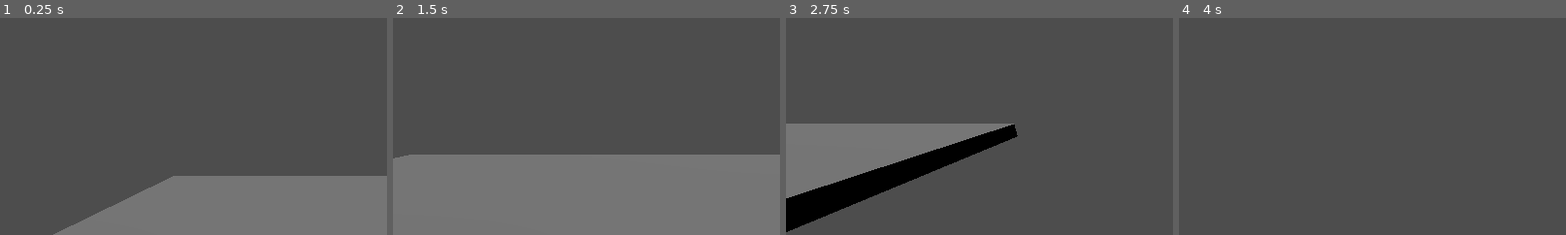
Above: before the commit, frames 1-4 (left to right).
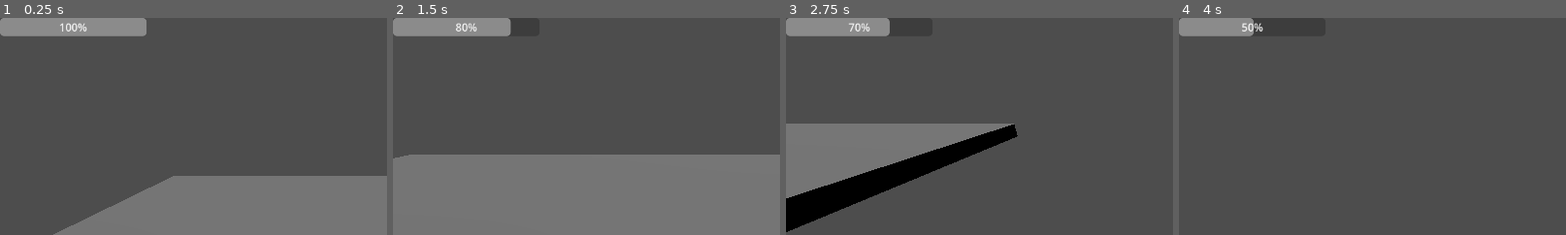
Above: after the commit, the same moments.

Repository: dueip/2024f_gamejam_misis
Game: Godot game, scene res://test_room.tscn
Two runs of this game, one before a commit and one after it. Both use one fixed random seed, a clock stepped at 60 frames per second and the inputs below.
Inputs:
- Up to frame 1 (0.25 s): no input
- Up to frame 2 (1.5 s): hold D (character_right) 0.53-1.28 s; tap Space (character_dash) at 0.6, 1.35 s; hold S (character_back) from 1.28 s (still down)
- Up to frame 3 (2.75 s): release S (character_back) at 2.03 s; hold D (character_right) from 2.03 s (still down); hold Shift (character_run) from 2.03 s (still down); tap Space (character_dash) at 2.3 s
- Up to frame 4 (4 s): release D (character_right) at 2.78 s; release Shift (character_run) at 2.78 s; hold W (character_up) 2.78-3.53 s; tap Space (character_dash) at 2.85, 3.6 s; hold A (character_left) from 3.53 s (still down)
The pictures show only the part of the screen within x 0-50%, y 0-50%; the shares and areas given below are measured in that part.

The runs differ from the first frame. In frame 1, 3.2% of the frame differs, in the area x 0-38%, y 0-9%; in frame 2, 2.6%; in frame 3, 2.3%; in frame 4, 1.7%.

Commit message:
feat: Добавить потерю стамины

Diff:
--- a/character.gd
+++ b/character.gd
@@ -12,13 +12,14 @@
 var MAX_DASH_TIME: float = 0.5
 @export
 var RUNNING_SPEED_MULT: float = 1.5
-
+@export
+var stamina: BarResource
 
 var speed_multiplyer: float = 1.0
 var energy: int = 100
 
 @onready var dash_timer := $DashTimer
-
+@onready var stamina_bar := $StaminaBar
 # Get the gravity from the project settings to be synced with RigidBody nodes.
 var gravity = ProjectSettings.get_setting("physics/3d/default_gravity")
 
@@ -26,6 +27,8 @@
 
 func _ready():
 	seed("Byeworld".hash())
+
+
 
 func _physics_process(delta):
 	# Add the gravity.
@@ -37,6 +40,7 @@
 		speed_multiplyer = dash_multiplyer
 		# Начинаем таймер, который находится между этими переменными
 		dash_timer.start(randf_range(MIN_DASH_TIME, MAX_DASH_TIME))
+		stamina.loseStamina(10)
 
 	var is_running: bool = Input.is_action_pressed("character_run")
 	if is_running:
--- a/character.tscn
+++ b/character.tscn
@@ -1,11 +1,14 @@
-[gd_scene load_steps=3 format=3 uid="uid://ca4ode1cog4je"]
+[gd_scene load_steps=5 format=3 uid="uid://ca4ode1cog4je"]
 
 [ext_resource type="Script" path="res://character.gd" id="1_s7r02"]
+[ext_resource type="PackedScene" uid="uid://cbkrux0053i8c" path="res://bar/progress_bar.tscn" id="2_5nwxr"]
+[ext_resource type="Resource" uid="uid://12cfv8iouicg" path="res://stamina_resource.tres" id="2_roinp"]
 
 [sub_resource type="CapsuleShape3D" id="CapsuleShape3D_2pkr1"]
 
 [node name="Character" type="CharacterBody3D"]
 script = ExtResource("1_s7r02")
+stamina = ExtResource("2_roinp")
 
 [node name="CollisionShape3D" type="CollisionShape3D" parent="."]
 shape = SubResource("CapsuleShape3D_2pkr1")
@@ -23,4 +26,7 @@
 
 [node name="DashTimer" type="Timer" parent="."]
 
+[node name="StaminaBar" parent="." instance=ExtResource("2_5nwxr")]
+resource = ExtResource("2_roinp")
+
 [connection signal="timeout" from="DashTimer" to="." method="_on_dash_timer_timeout"]
--- /dev/null
+++ b/stamina_resource.tres
@@ -0,0 +1,9 @@
+[gd_resource type="Resource" script_class="BarResource" load_steps=2 format=3 uid="uid://12cfv8iouicg"]
+
+[ext_resource type="Script" path="res://bar/bar_resource.gd" id="1_ix8cj"]
+
+[resource]
+script = ExtResource("1_ix8cj")
+value = 100.0
+min_value = 0.0
+max_value = 100.0
